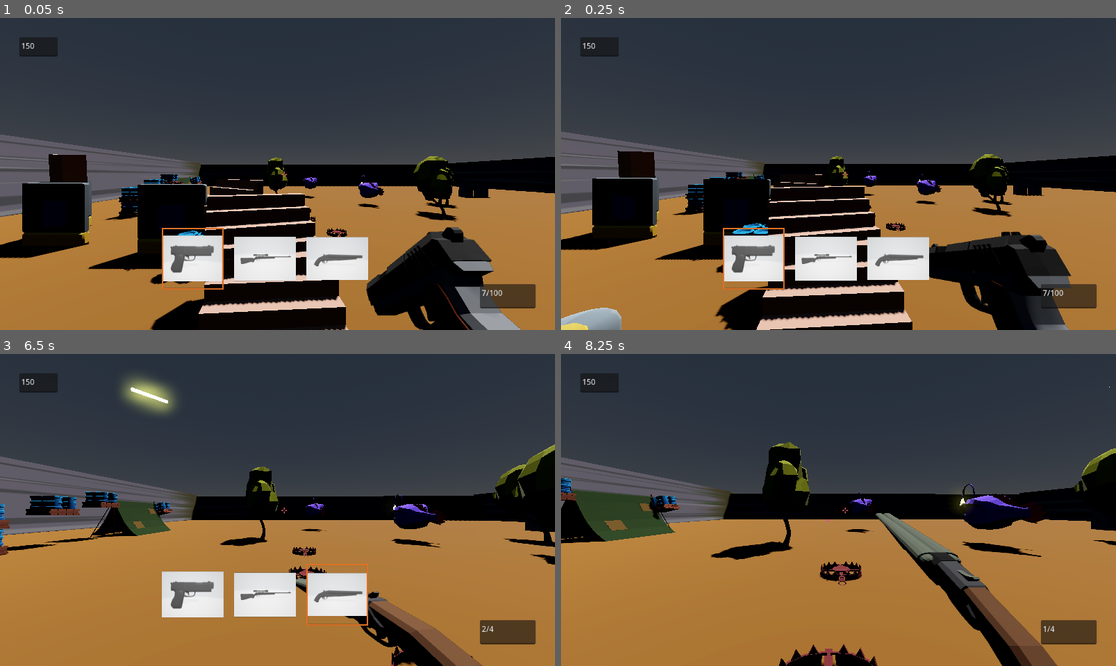
Above: before the commit, frames 1-4 (two rows, left to right).
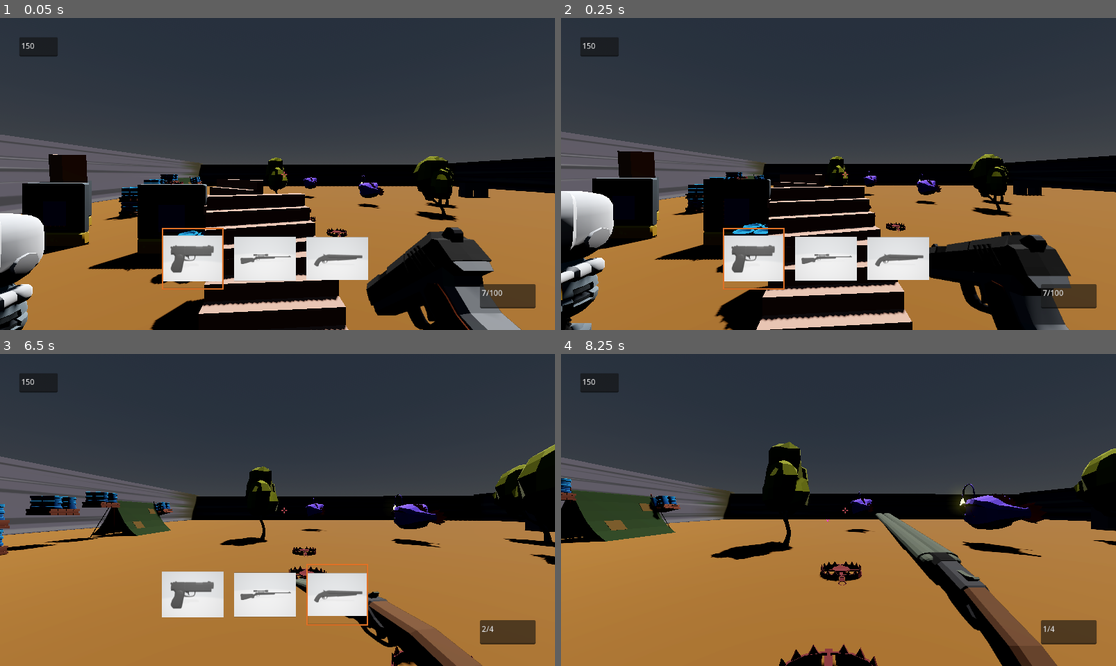
Above: after the commit, the same moments.

Repository: pixelcrust/godotfps
Game: Godot game, scene res://world.tscn
The game is run twice, just before and just after one commit, with the same random seed, the same clock (stepped at 60 frames per second) and the same inputs.
Inputs (mouse positions are in pixels of both pictures, inside the frame that each line leads up to):
- Up to frame 1 (0.05 s): no input
- Up to frame 2 (0.25 s): no input
- Up to frame 3 (6.5 s): move the mouse to (305, 510) at 0.52 s; hold F (Interact) 0.53-1.28 s; hold W (key_forward) 0.53-5.78 s; tap Space (key_jump) at 0.77, 1.52, 3.02, 3.77, 4.52, 6.02 s; move the mouse to (249, 510) at 1.27 s; tap Ctrl (key_crouch) at 1.35 s; move the mouse to (288, 503) at 2.02 s; tap Tab (key_next_weapon) at 2.1, 5.85 s; move the mouse to (271, 516) at 2.77 s; tap Shift (key_run) at 2.85 s; move the mouse to (316, 513) at 3.52 s; click (316, 513) at 3.6 s; move the mouse to (233, 506) at 4.27 s; tap F (Interact) at 4.35 s; move the mouse to (283, 510) at 5.02 s; hold Ctrl (key_crouch) 5.03-5.78 s; move the mouse to (255, 503) at 5.77 s; hold D (key_right) from 5.78 s (still down)
- Up to frame 4 (8.25 s): move the mouse to (866, 510) at 6.52 s; release D (key_right) at 6.53 s; hold Shift (key_run) 6.53-7.28 s; hold W (key_forward) from 6.53 s (still down); tap Space (key_jump) at 6.77, 7.52 s; move the mouse to (810, 510) at 7.27 s; click (810, 510) at 7.35 s; move the mouse to (849, 503) at 8.02 s; hold F (Interact) from 8.03 s (still down)

The runs differ from the first frame. In frame 1, 2.3% of the frame differs, in the area x 0-9%, y 62-100%; in frame 2, 3.4%, in the area x 0-11%, y 55-100%; in frame 3, 0.9%; in frame 4, less than 0.1%.

Commit message:
changed the origin of the robot arm and head

Diff:
--- a/Scenes/enemy_dummy.tscn
+++ b/Scenes/enemy_dummy.tscn
@@ -1,12 +1,12 @@
-[gd_scene load_steps=10 format=3 uid="uid://cr6ja57rxo2pm"]
+[gd_scene load_steps=11 format=3 uid="uid://cr6ja57rxo2pm"]
 
 [ext_resource type="Script" path="res://Scripts/enemy_dummy.gd" id="1_agd2i"]
 [ext_resource type="ArrayMesh" uid="uid://ctm774idm6dni" path="res://addons/kaykit_prototype_bits/Assets/obj/Dummy_Base.obj" id="1_f5bav"]
 [ext_resource type="ArrayMesh" uid="uid://bl8tkvfj84v7c" path="res://addons/kaykit_prototype_bits/Assets/obj/Dummy_Base_Dummy_Body.obj" id="2_r6n3q"]
-[ext_resource type="ArrayMesh" uid="uid://qv7g7ufny12l" path="res://addons/kaykit_prototype_bits/Assets/obj/Dummy_Base_Dummy_Body_Dummy_Head.obj" id="3_fgguw"]
-[ext_resource type="ArrayMesh" uid="uid://c1l5anooo8g2d" path="res://addons/kaykit_prototype_bits/Assets/obj/Dummy_Base_Dummy_Body_Dummy_ArmLeft.obj" id="4_81hfi"]
+[ext_resource type="ArrayMesh" uid="uid://dqi27w4c6il8o" path="res://Models/Npc/dummy_head.obj" id="4_sl70n"]
 [ext_resource type="ArrayMesh" uid="uid://bvusfqurfcyjm" path="res://Models/Item/Pistol_1.obj" id="5_31422"]
 [ext_resource type="Script" path="res://Scripts/bodypart.gd" id="5_emdjp"]
+[ext_resource type="ArrayMesh" uid="uid://b41oturvqyo8" path="res://Models/Npc/dummy_arm_right.obj" id="6_fvfbj"]
 
 [sub_resource type="CapsuleShape3D" id="CapsuleShape3D_17am3"]
 radius = 0.445306
@@ -15,6 +15,9 @@
 [sub_resource type="CapsuleShape3D" id="CapsuleShape3D_d0pkj"]
 radius = 0.358898
 height = 0.86842
+
+[sub_resource type="CapsuleShape3D" id="CapsuleShape3D_konw4"]
+height = 2.08689
 
 [node name="Node3D" type="CharacterBody3D"]
 collision_layer = 4
@@ -28,13 +31,14 @@
 skeleton = NodePath("../..")
 
 [node name="head" type="MeshInstance3D" parent="base/body"]
-mesh = ExtResource("3_fgguw")
+transform = Transform3D(1, 0, 0, 0, 0.999444, 0.0333296, 0, -0.0333296, 0.999444, 0, 1.1412, 0)
+mesh = ExtResource("4_sl70n")
 
 [node name="ray_view" type="RayCast3D" parent="base/body/head"]
-transform = Transform3D(-5.21253e-15, -1.19249e-07, -10, 10, -4.37114e-07, 0, -4.37114e-07, -10, 1.19249e-07, 0, 1.74191, 0.204632)
+transform = Transform3D(-5.21253e-15, -1.19249e-07, -10, 10, -5.06639e-07, 0, -5.06639e-07, -10, 1.19249e-07, 0, 0.40603, 0.160083)
 
 [node name="PhysicalBone3D" type="PhysicalBone3D" parent="base/body/head" groups=["has_hp"]]
-transform = Transform3D(1, 0, 0, 0, 1, 0, 0, 0, 1, 0, 1.66493, 0)
+transform = Transform3D(1, 0, 0, 0, 1, 0, 0, 0, 1, 0, 0.472203, -0.0397752)
 collision_layer = 2
 collision_mask = 2
 script = ExtResource("5_emdjp")
@@ -45,21 +49,21 @@
 shape = SubResource("CapsuleShape3D_17am3")
 
 [node name="arm" type="MeshInstance3D" parent="base/body"]
-transform = Transform3D(1.19249e-08, 0, -1, 0, 1, 0, 1, 0, 1.19249e-08, 0.372895, 0, -0.150464)
-mesh = ExtResource("4_81hfi")
+transform = Transform3D(1.19249e-08, 0, -1, 0, 1, 0, 1, 0, 1.19249e-08, 0.372895, 1.03686, -0.0186033)
+mesh = ExtResource("6_fvfbj")
 
 [node name="gun" type="MeshInstance3D" parent="base/body/arm"]
-transform = Transform3D(0.3, 0, 0, 0, 0.3, 0, 0, 0, 0.3, 0.94306, 1.15697, 0)
+transform = Transform3D(0.3, 0, 0, 0, 0.3, 0, 0, 0, 0.3, 0.679228, 0.028181, 0)
 mesh = ExtResource("5_31422")
 
 [node name="RayCast3D" type="RayCast3D" parent="base/body/arm/gun"]
-transform = Transform3D(-4.37114e-08, -1, -1.77636e-15, 1, -4.37114e-08, 0, 0, -1.77636e-15, 1, 0.788636, 0.544651, 0)
+transform = Transform3D(-4.37114e-08, -1, -2.66454e-15, 1, -4.37114e-08, 0, -5.29396e-23, -2.66454e-15, 1, 0.788636, 0.544651, 0)
 
 [node name="Timer" type="Timer" parent="base/body/arm/gun"]
 autostart = true
 
 [node name="direction_helper" type="Node3D" parent="base/body"]
-transform = Transform3D(1, 0, 0, 0, 1, 0, 0, 0, 1, 0, 0, -0.00127959)
+transform = Transform3D(1, 0, 0, 0, 1, 0, 0, 0, 1, 0, -0.0040338, 0.0125428)
 
 [node name="PhysicalBone3D" type="PhysicalBone3D" parent="base/body" groups=["has_hp"]]
 collision_layer = 2
@@ -70,5 +74,9 @@
 transform = Transform3D(1, 0, 0, 0, 1, 0, 0, 0, 1, 0, 0.751204, 0)
 shape = SubResource("CapsuleShape3D_d0pkj")
 
+[node name="CollisionShape3D" type="CollisionShape3D" parent="."]
+transform = Transform3D(1, 0, 0, 0, 1, 0, 0, 0, 1, 0, 1.13833, 0)
+shape = SubResource("CapsuleShape3D_konw4")
+
 [connection signal="bodypart_hit" from="base/body/head/PhysicalBone3D" to="." method="_on_physical_bone_3d_bodypart_hit"]
 [connection signal="bodypart_hit" from="base/body/PhysicalBone3D" to="." method="_on_physical_bone_3d_bodypart_hit"]
--- a/Scripts/enemy_dummy.gd
+++ b/Scripts/enemy_dummy.gd
@@ -35,13 +35,14 @@
 
 	var dir_to_player = rad_to_deg(body.global_position.angle_to(player.global_position))
 
+	direction_helper.look_at(player.global_transform.origin,Vector3.UP)
 	if(ray_view.get_collider() != player):
+		print("raycastcollider"+str(player))
 		#body.rotate_y(1.0*delta)
-		direction_helper.look_at(player.global_transform.origin,Vector3.UP)
+
 		body.rotate_y(-deg_to_rad(direction_helper.rotation.y * turn_speed_horizontally*delta))
 		head.rotate_x(-deg_to_rad(direction_helper.rotation.x * turn_speed_vertically*delta))
 		arm.rotate_x(-deg_to_rad(direction_helper.rotation.x * turn_speed_vertically*delta))
-
 
 func _timeout():
 	shoot()
--- a/world.tscn
+++ b/world.tscn
@@ -162,4 +162,4 @@
 transform = Transform3D(0.5, 0, 0, 0, 0.5, 0, 0, 0, 0.5, -21.1279, 8.03268, 6.88274)
 
 [node name="Node3D" parent="." instance=ExtResource("11_yb4fu")]
-transform = Transform3D(1, 0, 0, 0, 1, 0, 0, 0, 1, -22.2686, 0.84608, 27.479)
+transform = Transform3D(1, 0, 0, 0, 1, 0, 0, 0, 1, -22.2686, 2.77979, 27.479)
Not shown, added: Models/Npc/dummy_arm_right.mtl
Not shown, added: Models/Npc/dummy_arm_right.obj
Not shown, added: Models/Npc/dummy_arm_right.obj.import
Not shown, added: Models/Npc/dummy_head.mtl
Not shown, added: Models/Npc/dummy_head.obj
Not shown, added: Models/Npc/dummy_head.obj.import
